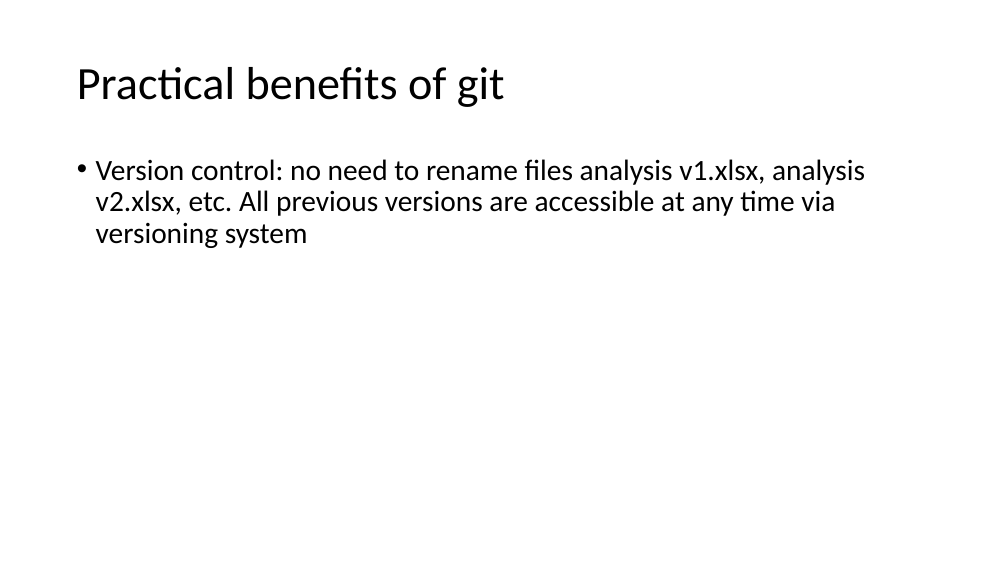
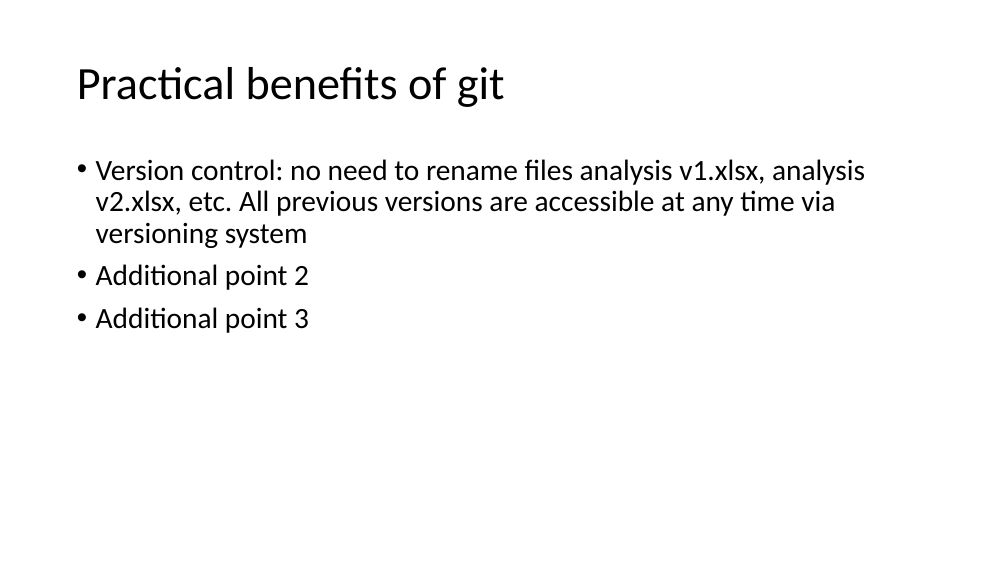
Before and after one commit to kirsten-public/Presentation, a slide deck: slide 2 of CABA 09182015.pptx. Drawn at 1008x567 pixels with LibreOffice and Linux fonts; fonts in the diff are those of the drawing. Boxes give left, top, right and bottom in pixels: in the first picture for what was removed or moved away, otherwise in the second. Text is boxed around its words. In the diff, an @@ line names an element or a change of style, - is before the commit and + after.

Commit message:
Added content to slide 2

```diff
--- a/CABA 09182015.pptx
+++ b/CABA 09182015.pptx
@@ text at (x1=96, y1=264, x2=309, y2=333): paragraphs added @@
+• Additional point 2
+• Additional point 3
```
